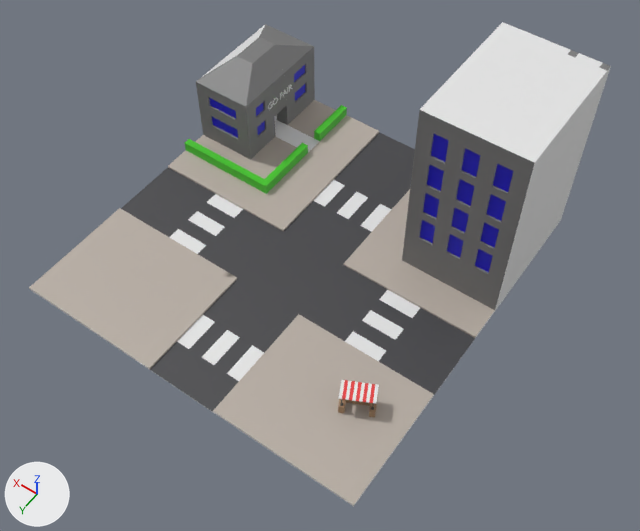
One commit to the OBJ model resources/models/area2joined.obj: the scene before it, then after it.
Both versions are drawn from a 50 mm camera at (-88.8, 116.8, 182.4) aimed at (-12.4, 9.8, 14.4). Arrows for +X, +Y and +Z are at lower left; the lights stay in place. Where no turn or scale is listed for an object, it has been applied to the vertices. Vertices at the same position are counted once.

The first picture shows 'world_Cube'.
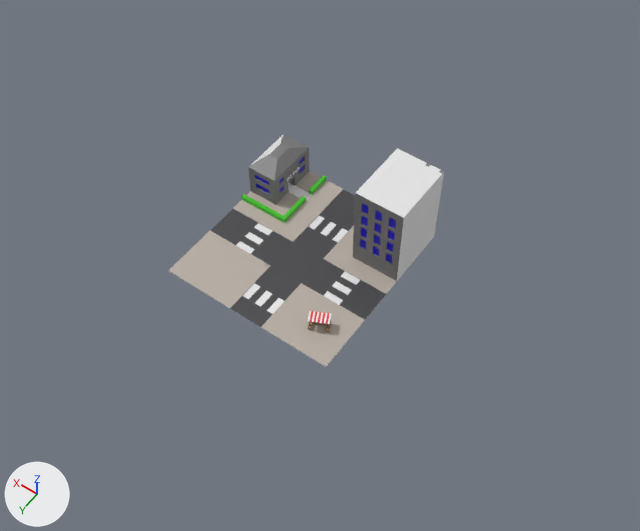
Where the change shows, as pixel boxes (x1, y1, x2, y2) in the pictures (640 x 531 px; the box of a moved part takes in the faces that stretch with it):
'world_Cube', reshaped (52% narrower, 52% shorter)
    before: (29, 22, 611, 507)
    after: (168, 134, 444, 367)
part 1 of me_world_cube, moved or reshaped
    before: (29, 22, 611, 507)
    after: (168, 134, 444, 367)
part 2 of me_world_cube, moved or reshaped
    before: (338, 399, 377, 417)
    after: (308, 320, 331, 333)
part 3 of me_world_cube, moved or reshaped
    before: (339, 380, 379, 404)
    after: (308, 311, 331, 324)

The change, as a list of edits to the scene's bpy script:
```text
Change me_world_cube:
    where me_world_cube.from_pydata(...)  # 8872 vertices, 9010 faces; spans x -50.0..50.0, y -50.0..50.0, z -0.1..52.7
    used by ob_world_cube; location = (0.0, 0.0, 0.0)
    me_world_cube part 1: the loose piece of 8258 vertices spanning x -50.0..50.0, y -50.0..50.0, z -0.1..52.7 is scaled about the mesh origin by (0.5, 0.5, 0.473)
    me_world_cube part 2: the loose piece of 124 vertices spanning x -42.1..-32.6, y 25.9..33.6, z 0.4..6.8 is scaled about its middle by 0.639, then moved by (20.3, -13.2, -1.8)
    me_world_cube part 3: the loose piece of 72 vertices spanning x -42.1..-32.3, y 25.4..33.5, z 6.8..7.1 is scaled about its middle by 0.639, then moved by (20.2, -13.1, -3.0)
```
